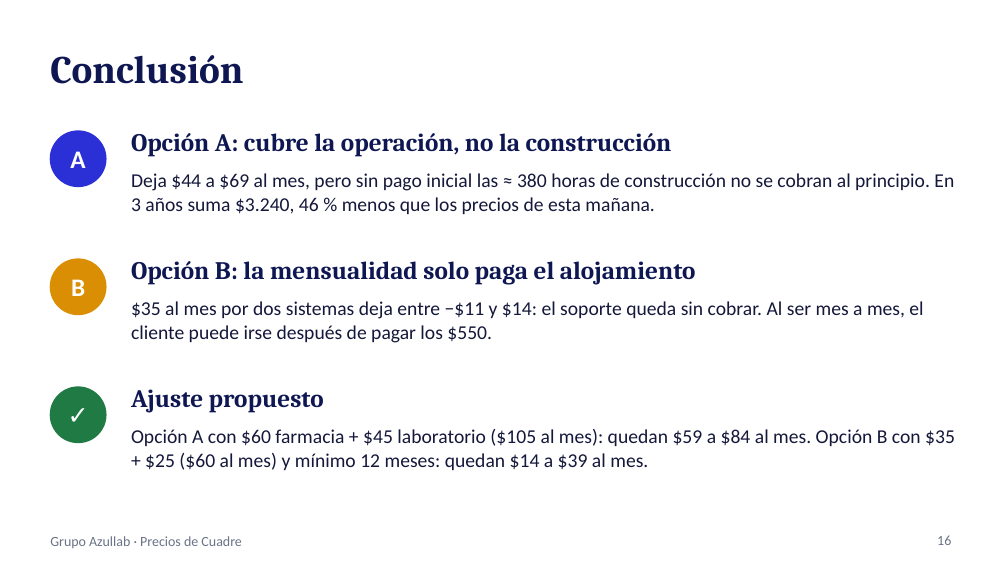
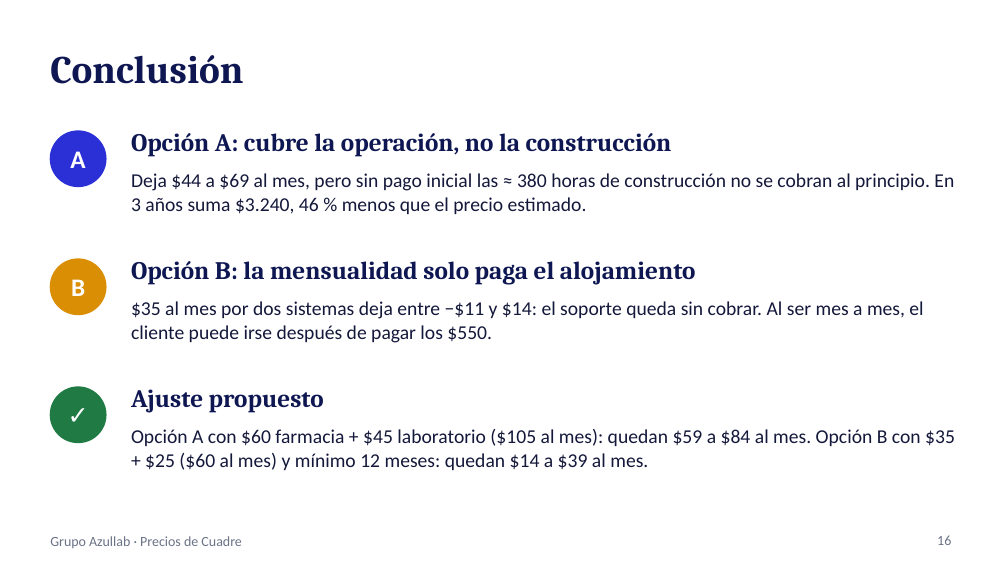
Before and after one commit to josedanielgt1/azullab, a slide deck: slide 16 of propuesta/Precios Grupo Azullab.pptx. Drawn at 1008x567 pixels with LibreOffice and Linux fonts; fonts in the diff are those of the drawing. Boxes give left, top, right and bottom in pixels: in the first picture for what was removed or moved away, otherwise in the second. Text is boxed around its words. In the diff, an @@ line names an element or a change of style, - is before the commit and + after.

```diff
--- a/propuesta/Precios Grupo Azullab.pptx
+++ b/propuesta/Precios Grupo Azullab.pptx
@@ text at bbox=[131, 173, 954, 214]: text changed @@
-Deja $44 a $69 al mes, pero sin pago inicial las ≈ 380 horas de construcción no se cobran al principio. En 3 años suma $3.240, 46 % menos que los precios de esta mañana.
+Deja $44 a $69 al mes, pero sin pago inicial las ≈ 380 horas de construcción no se cobran al principio. En 3 años suma $3.240, 46 % menos que el precio estimado.
```
Also in this commit, not shown: 5 other slides changed.
